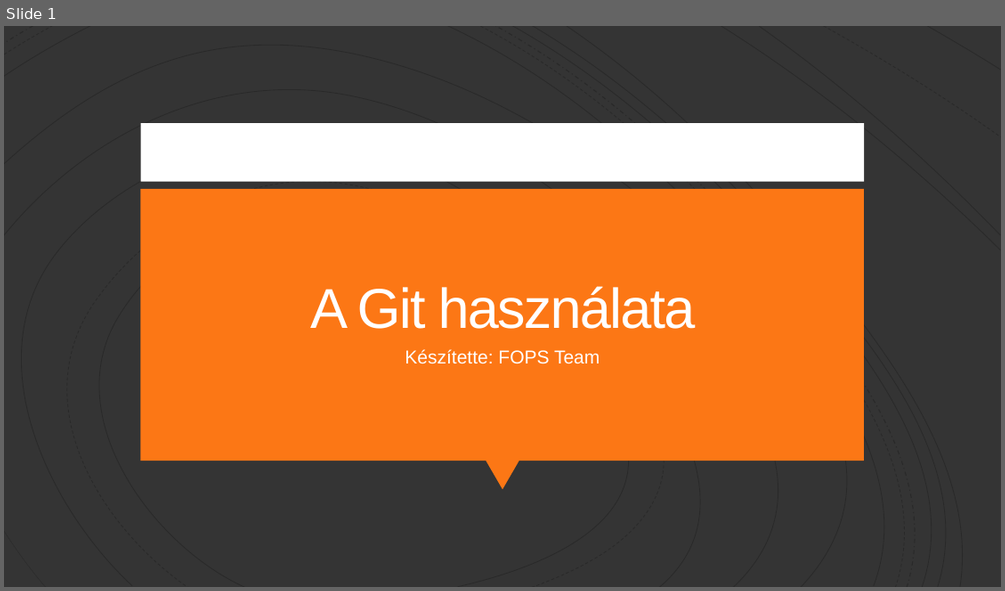
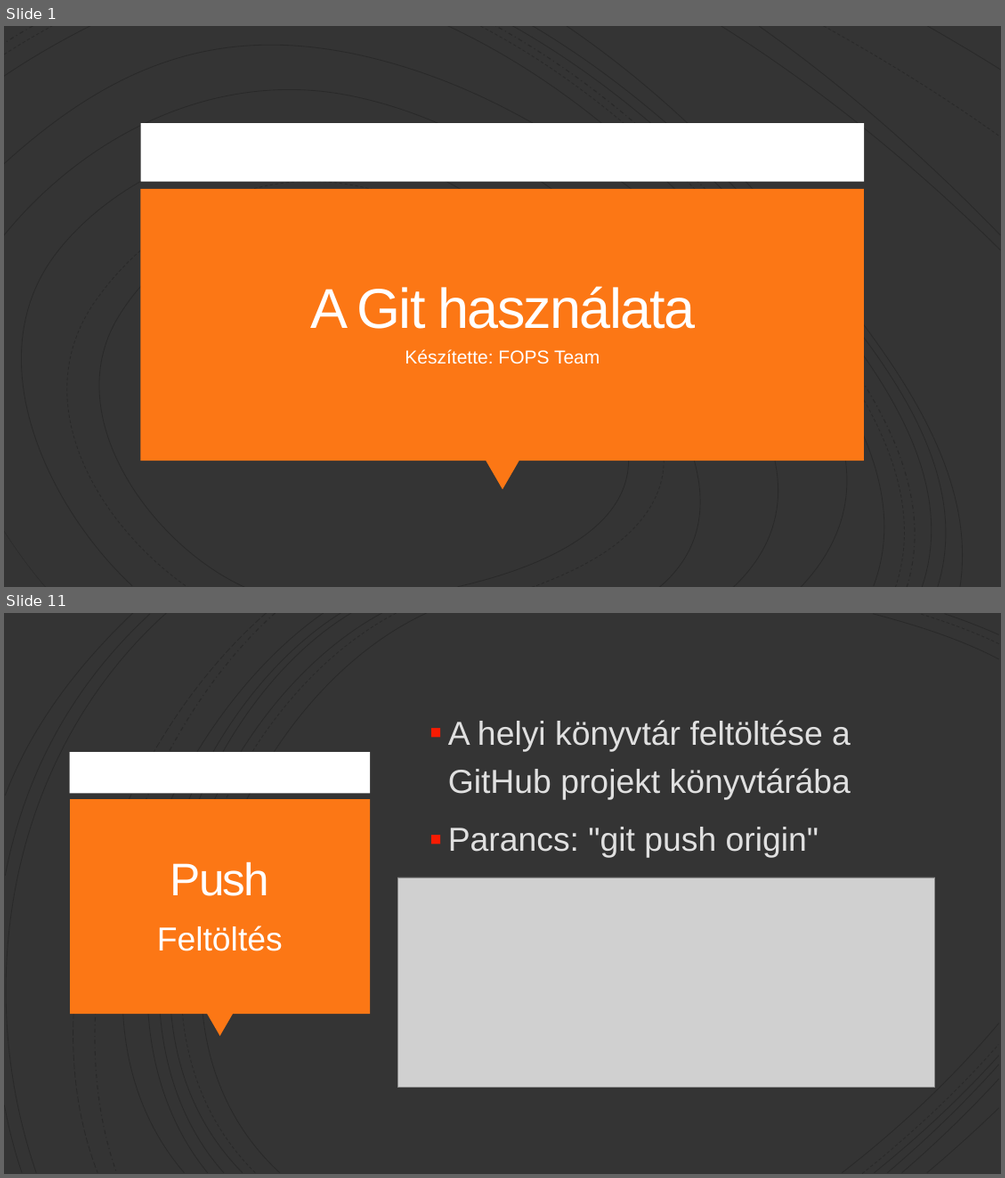
Before and after one commit to Peter-2007/FOPS, a slide deck: FOPS_Git.pptx. Shown one above the other, each under a label of ours: slide 1 before the commit, slides 1 and 11 after it; the slides between them are not shown. The pictures are 1005x591 and 1005x1178 pixels, drawn with LibreOffice and Linux fonts; fonts in the diff are those of the drawing; grey boxes stand for pictures. Boxes give left, top, right and bottom in pixels: in the first picture for what was removed or moved away, otherwise in the second. Text is boxed around its words. In the diff, an @@ line names an element or a change of style, - is before the commit and + after.

```diff
--- a/FOPS_Git.pptx
+++ b/FOPS_Git.pptx
@@ slide 11 added at (x1=4, y1=613, x2=1001, y2=1174), background #343434 @@
@@ group added at (x1=4, y1=613, x2=999, y2=1174): 21 freeform shapes @@
@@ text added at (x1=448, y1=720, x2=850, y2=858), 32 pt, text #E0E0E0 @@
+▪ A helyi könyvtár feltöltése a GitHub projekt könyvtárába
+▪ Parancs: "git push origin"
@@ rectangle added at (x1=70, y1=752, x2=371, y2=793), fill #FFFFFF @@
@@ rectangle added at (x1=70, y1=799, x2=370, y2=1013), fill #FC7715 @@
@@ title added at (x1=170, y1=861, x2=270, y2=896), 44 pt, text #FFFEFF @@
+Push
@@ picture added at (x1=397, y1=877, x2=935, y2=1086) @@
@@ text added at (x1=157, y1=925, x2=283, y2=951), 32 pt, text #FFFEFF @@
+Feltöltés
@@ triangle added at (x1=207, y1=1013, x2=233, y2=1037), fill #FC7715 @@
```
Also in this commit, not shown: 11 other slides added, 1 slide removed, 1 other file.
